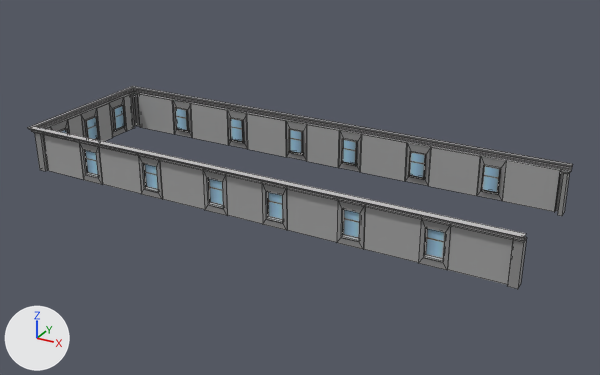
Before and after pictures for a commit that changed the FBX model Assets/fbxStorage/Buildings/Small4/BuildingSmall4_2.fbx.
Rendered twice from a camera (50 mm lens) standing at (45.0, -78.5, 40.0) and looking at (1.8, 0.0, 0.7). Every picture has the same lights, and +X, +Y and +Z are marked at lower left. Mesh edges are drawn as thin lines. Vertices at the same position are counted once.

The first picture shows 'BuildingSmall4_2'.
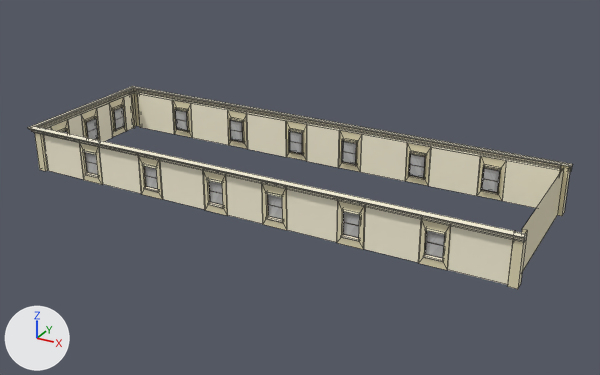
Changed parts and their boxes (x1, y1, x2, y2) in the pictures (600 x 375 px):
part 1 of me_plane_047, built on: before (59, 100, 568, 270); after (59, 100, 573, 272)
part 2 of me_plane_047, recoloured: (28, 86, 572, 285) in both
part 3 of me_plane_047, recoloured (grey to beige): (35, 93, 570, 289) in both

The edits, one by one:
Picture 'Windows2_Tex.png' (img_windows2_tex_png) is new.
Material 'Windows2_Mat' (mat_windows2_mat) is new.
Its texture is img_windows2_tex_png.
Material 'Concrete3_Mat' (mat_concrete3_mat) is new.
Its base color is (0.814, 0.741, 0.495) (beige #e9dfbb).
Material 'Concrete1_Mat' (mat_concrete1_mat) is new.
Its base color is (1.0, 0.941, 0.735) (white #fff8df).
Its roughness is 0.0.
me_plane_047 is used by ob_buildingsmall4_2; location (0.0, 0.0, 0.0).
me_plane_047 had 469 vertices, 310 faces and spanned x -30.8..30.4, y -10.0..10.0, z 0.0..5.7.
me_plane_047 now has 593 vertices, 358 faces and spans x -30.8..30.4, y -10.0..10.0, z 0.0..5.7.
Part 1, on me_plane_047:
2 vertices are removed from x 29.8, y -8.5..8.5, z 5.0.
64 faces are deleted.
8 vertices in x 29.3..30.3, y -9.5..9.5, z 5.0 move by (0.0, 0.0, 0.7).
36 vertices are added at x -30.0..29.8, y -9.2..9.2, z 0.0..5.7.
30 new vertices lie (0.0, 0.0, 2.8) away from vertices in x -29.8..22.8, y -9.0..9.0, z 1.0.
24 new vertices lie (0.0, -0.4, 0.0) away from vertices in x -22.8..22.8, y -9.0, z 3.8..4.0.
24 new vertices lie (0.0, 0.4, 0.0) away from vertices in x -22.8..22.8, y 9.0, z 3.8..4.0.
12 new vertices lie (-0.4, 0.0, 0.0) away from vertices in x -29.8, y -6.5..6.5, z 3.8..4.0.
20 new faces join them, mat_concrete3_mat (beige #e9dfbb).
15 new faces join them, mat_windows2_mat (picture img_windows2_tex_png).
77 new faces join them, mat_concrete1_mat (white #fff8df).
me_plane_047 part 2: 129 faces spanning x -30.8..30.4, y -10.0..10.0, z 0.0..5.7 switch from mat_a_location (picture img_a_location_tex_jpg) to mat_concrete1_mat (white #fff8df).
me_plane_047 part 3: 117 faces spanning x -30.3..30.3, y -9.5..9.5, z 0.0..5.7 switch from mat_a_location (picture img_a_location_tex_jpg) to mat_concrete3_mat (beige #e9dfbb).
me_plane_047 now uses material mat_windows2_mat (picture img_windows2_tex_png).
